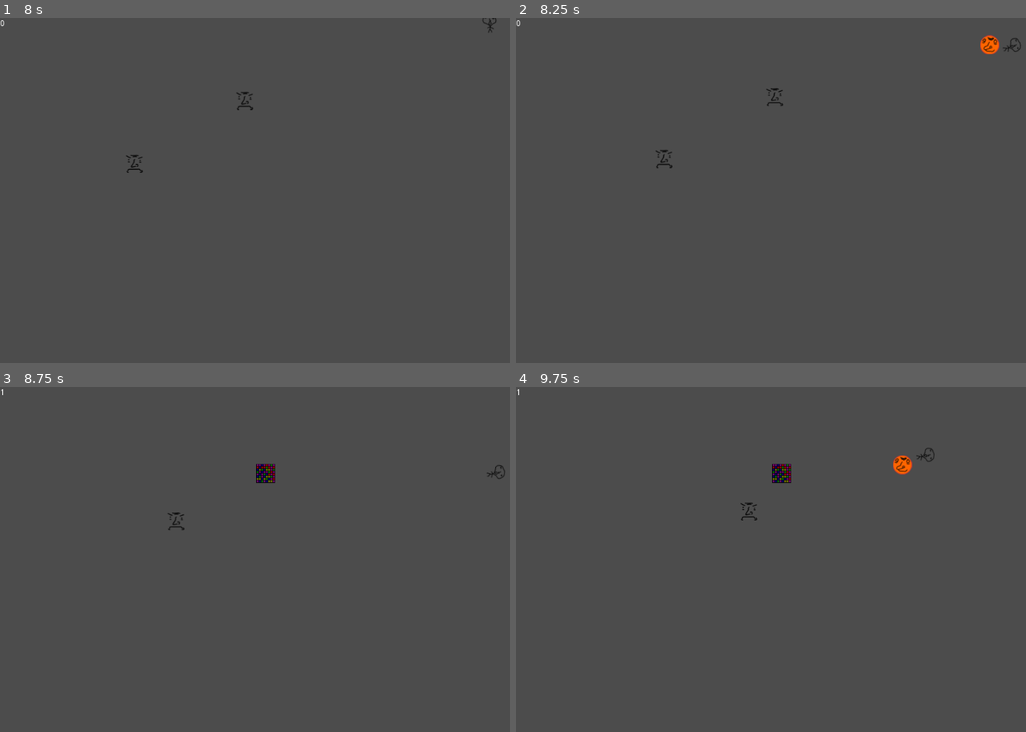
Above: before the commit, frames 1-4 (two rows, left to right).
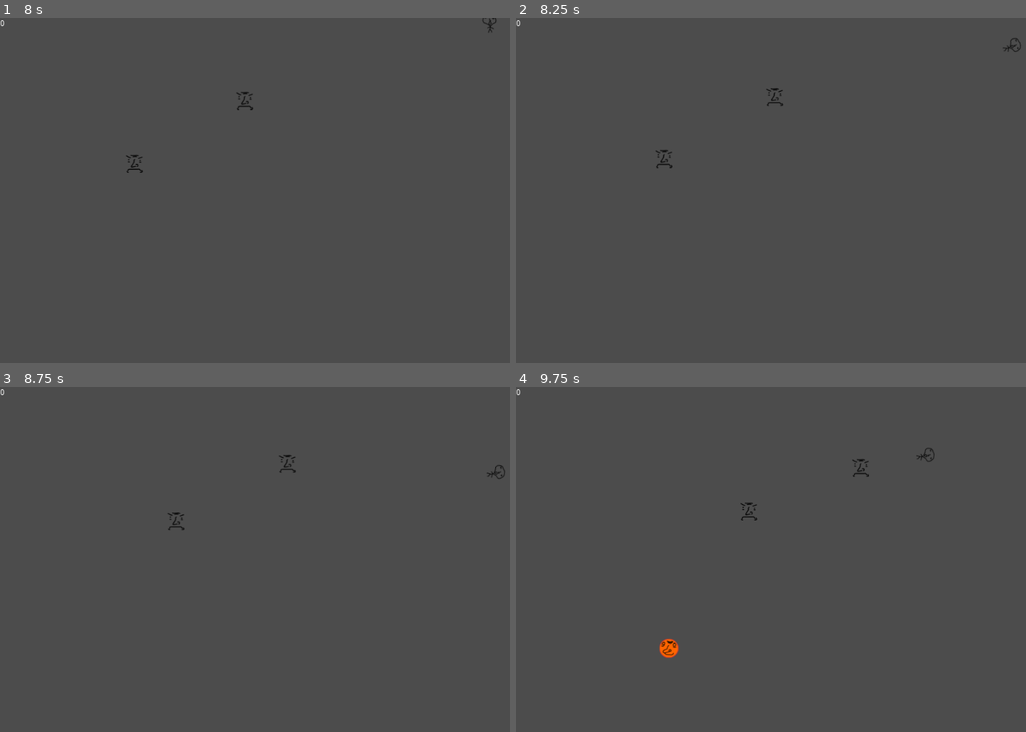
Above: after the commit, the same moments.

Repository: drarbego/Disparos
Game: Godot game, scene res://scenes/World.tscn
The game is run twice, just before and just after one commit, with the same random seed, the same clock (stepped at 60 frames per second) and the same inputs.
Inputs (mouse positions are in pixels of both pictures, inside the frame that each line leads up to):
- Up to frame 1 (8 s): tap Enter at 0.5 s; move the mouse to (265, 259) at 0.52 s; hold W (up) 0.53-2.03 s; click (265, 259) at 0.6 s; tap Space at 1.25 s; move the mouse to (474, 242) at 1.27 s; click (474, 242) at 1.35 s; move the mouse to (117, 138) at 2.02 s; hold A (left) 2.03-3.53 s; click (117, 138) at 2.1 s; move the mouse to (326, 190) at 2.77 s; click (326, 190) at 2.85 s; move the mouse to (209, 104) at 3.52 s; hold S (down) 3.53-4.28 s; click (209, 104) at 3.6 s; move the mouse to (423, 173) at 4.27 s; hold D (right) 4.28-5.03 s; click (423, 173) at 4.35 s; move the mouse to (178, 207) at 5.02 s; hold W (up) 5.03-5.78 s; click (178, 207) at 5.1 s; move the mouse to (351, 114) at 5.77 s; hold D (right) from 5.78 s (still down); click (351, 114) at 5.85 s; move the mouse to (265, 259) at 6.52 s; click (265, 259) at 6.6 s; move the mouse to (474, 242) at 7.27 s; click (474, 242) at 7.35 s
- Up to frame 2 (8.25 s): move the mouse to (633, 138) at 8.02 s; release D (right) at 8.03 s; hold S (down) from 8.03 s (still down); click (633, 138) at 8.1 s
- Up to frame 3 (8.75 s): keep holding S (down)
- Up to frame 4 (9.75 s): move the mouse to (842, 559) at 8.77 s; release S (down) at 8.78 s; hold A (left) 8.78-9.53 s; click (842, 559) at 8.85 s; move the mouse to (725, 473) at 9.52 s; hold W (up) from 9.53 s (still down); click (725, 473) at 9.6 s

Frame 1 is identical in both runs. In frame 2, 0.2% of the frame differs, in the area x 91-95%, y 4-11%; in frame 3, 0.3%; in frame 4, 0.6%, in the area x 0-78%, y 0-79%.

Commit message:
changed game mechanics a little bit

Diff:
--- a/scripts/bullet.gd
+++ b/scripts/bullet.gd
@@ -18,5 +18,5 @@
 
 func _on_bullet_area_entered(area):
 	if area.is_in_group('enemies'):
-		area.freeze()
+		area.attachToPlayer()
 		queue_free()
--- a/scripts/enemy.gd
+++ b/scripts/enemy.gd
@@ -4,18 +4,35 @@
 export(float) var freezeTime
 export(int) var numberOfCells
 var isFrozen = false
+var isAttachedToPlayer = false
 
 var defaultTexture = preload('res://sprites/enemy.png')
 var frozenTexture = preload('res://sprites/enemy__frozen.png')
+var attachedTexture # TODO create texture
 
 onready var CELL_WIDTH = get_viewport().size.x / numberOfCells
 onready var CELL_HEIGHT = get_viewport().size.y / numberOfCells
 
+func get_velocity(delta):
+	var velocity = Vector2()
+	if Input.is_action_pressed('right'):
+		velocity.x += 1
+	if Input.is_action_pressed('left'):
+		velocity.x -= 1
+	if Input.is_action_pressed('down'):
+		velocity.y += 1
+	if Input.is_action_pressed('up'):
+		velocity.y -= 1
+	return velocity.normalized() * speed * delta
+
 func _process(delta):
-	if not isFrozen:
-		var player = get_node('/root/world/player')
-		var direction = (player.position - position).normalized()
-		position += direction * speed * delta
+	if isAttachedToPlayer:
+		position += get_velocity(delta)
+	else:
+		if not isFrozen:
+			var player = get_node('/root/world/player')
+			var direction = (player.position - position).normalized()
+			position += direction * speed * delta
 
 func getGridPosition(offsetX, offsetY):
 	var cellWidth = get_viewport().size.x / numberOfCells
@@ -54,6 +71,13 @@
 	timer.wait_time = freezeTime
 	timer.start()
 
+func attachToPlayer():
+	if isAttachedToPlayer:
+		get_node('/root/world').addToScore(1)
+		queue_free()
+	isAttachedToPlayer = true
+	# get_node('sprite').texture = attachedTexture
+
 func snapToGrid():
 	var x = int(position.x / CELL_WIDTH) * CELL_WIDTH + CELL_WIDTH/2
 	var y = int(position.y / CELL_HEIGHT) * CELL_HEIGHT + CELL_HEIGHT/2
@@ -65,6 +89,8 @@
 	pass
 
 func _on_enemy_area_entered(area):
+	if self.is_queued_for_deletion():
+		return
 	if area.is_in_group("player"):
 		if isFrozen:
 			var angle = rad2deg(area.position.angle_to_point(position) + PI)
@@ -81,3 +107,7 @@
 		else:
 			print('muerto por jugarle al vergas')
 			get_tree().quit()
+	elif area.is_in_group("enemies"):
+		area.queue_free()
+		get_node('/root/world').addToScore(-1)
+		queue_free()
--- a/scripts/player.gd
+++ b/scripts/player.gd
@@ -26,7 +26,7 @@
 
 		canShoot = false
 
-		canShootTimer.wait_time = 1
+		canShootTimer.wait_time = len(get_tree().get_nodes_in_group('enemies'))
 		canShootTimer.start()
 
 func look_at_mouse():
